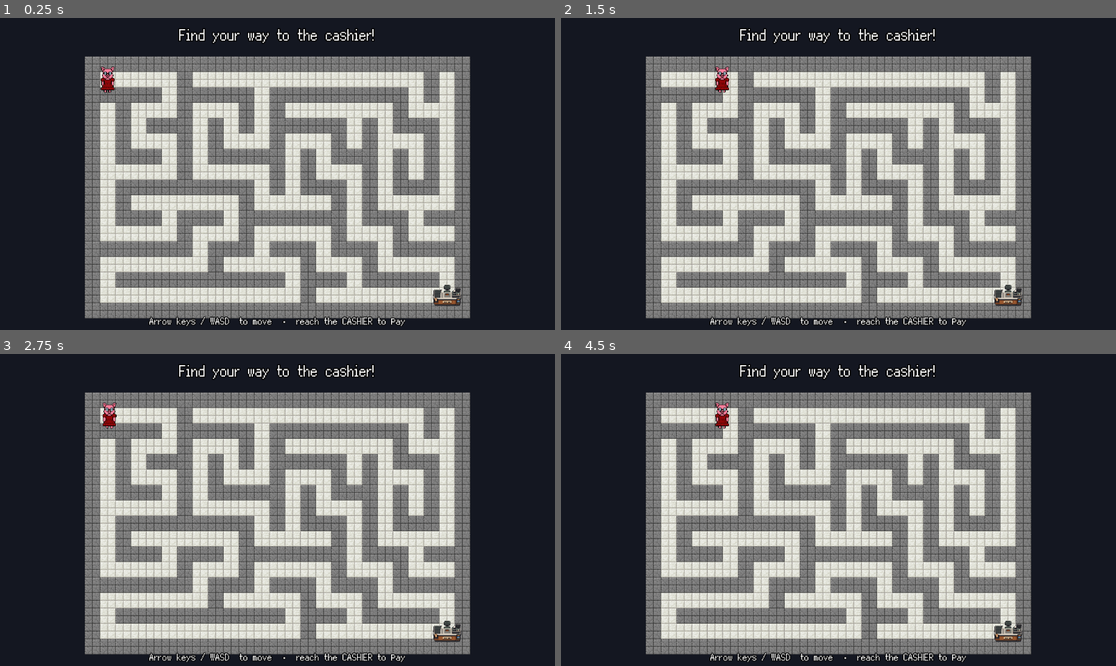
Above: before the commit, frames 1-4 (two rows, left to right).
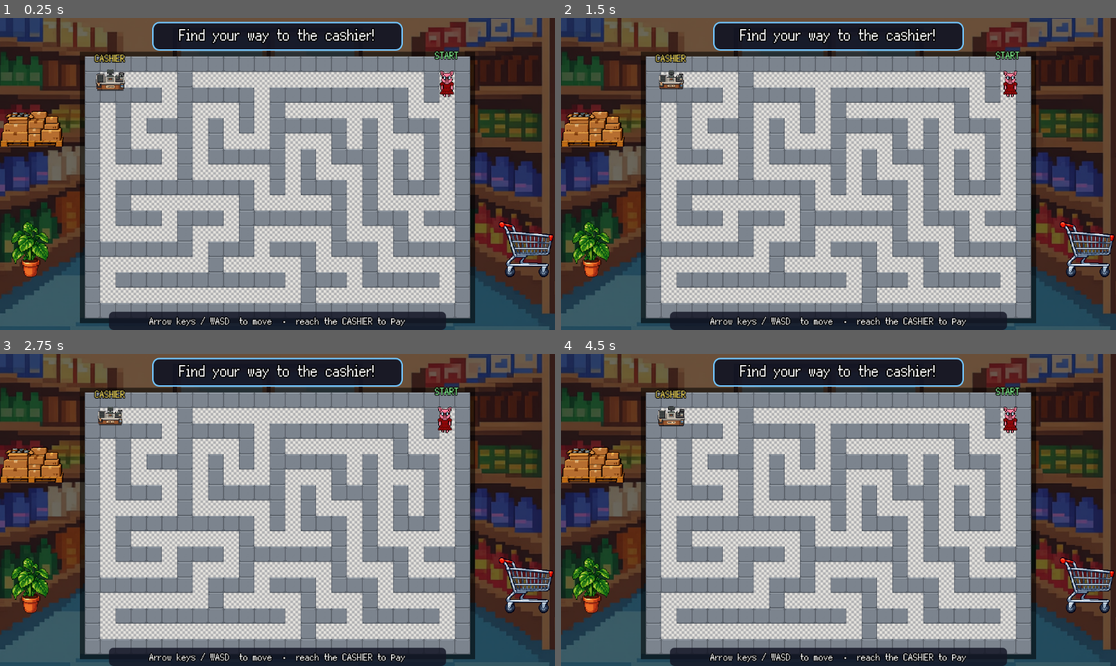
Above: after the commit, the same moments.

Repository: iamthewalrusz/supermarket-game
Game: Godot game, scene res://Scenes/maze.tscn
Same seed, same stepped clock (60 frames per second), same inputs: the game is played once before the commit and once after it. This scene is started directly instead of the project's main scene.
Inputs (mouse positions are in pixels of both pictures, inside the frame that each line leads up to):
- Up to frame 1 (0.25 s): no input
- Up to frame 2 (1.5 s): tap Enter (ui_accept) at 0.5, 0.77 s; move the mouse to (960, 158) at 0.52 s; hold Right (ui_right) 0.53-1.25 s; tap Space at 0.6 s; click (960, 158) at 0.67 s; drag from (727, 189) to (1010, 295) at 1.27 s
- Up to frame 3 (2.75 s): move the mouse to (333, 441) at 2.02 s; hold Left (ui_left) from 2.03 s (still down); tap Space at 2.1 s; click (333, 441) at 2.17 s
- Up to frame 4 (4.5 s): release Left (ui_left) at 2.75 s; drag from (810, 572) to (672, 463) at 2.77 s; tap Enter (ui_accept) at 3.5, 3.77 s; move the mouse to (1005, 556) at 3.52 s; hold Right (ui_right) 3.53-4.25 s; tap Space at 3.6 s; click (1005, 556) at 3.67 s; drag from (672, 463) to (1010, 631) at 4.27 s

The runs differ from the first frame. In frame 1, 56% of the frame differs, in the area x 0-100%, y 0-100%; in frame 2, 56%; in frame 3, 56%; in frame 4, 56%.

Commit message:
maze visuals

Diff:
--- a/Scenes/maze.tscn
+++ b/Scenes/maze.tscn
@@ -1,13 +1,18 @@
-[gd_scene format=4]
-
-[ext_resource type="Texture2D" path="res://Assets/generated/market_floor_tile.png" id="2_5f7w8"]
-[ext_resource type="Texture2D" path="res://Assets/generated/maze_wall_brick.png" id="2_720sd"]
-[ext_resource type="Script" path="res://Scripts/maze_player.gd" id="2_player"]
-[ext_resource type="Texture2D" path="res://Assets/generated/maze_cashier.png" id="3_cashier"]
-[ext_resource type="Texture2D" path="res://Assets/Sprites/sarah3.png" id="4_stand"]
-[ext_resource type="Texture2D" path="res://Assets/Sprites/sarah3walk1.png" id="5_walk1"]
-[ext_resource type="Texture2D" path="res://Assets/Sprites/sarah3walk3.png" id="6_walk3"]
-[ext_resource type="FontFile" path="res://Assets/Font/Pix32.ttf" id="7_font"]
+[gd_scene format=4 uid="uid://cksniudiqm7u3"]
+
+[ext_resource type="Script" uid="uid://baiuuil8gc1uj" path="res://Scripts/maze_game.gd" id="1_game"]
+[ext_resource type="Texture2D" uid="uid://dkdrftjjr1nv2" path="res://Assets/generated/maze_floor_checker.png" id="2_5f7w8"]
+[ext_resource type="Script" uid="uid://b78w3g54tq3f" path="res://Scripts/maze_player.gd" id="2_player"]
+[ext_resource type="Texture2D" uid="uid://b1vaie8b0noaq" path="res://Assets/generated/maze_wall_shelf.png" id="3_5f7w8"]
+[ext_resource type="Texture2D" uid="uid://bg0qf73m7m3yn" path="res://Assets/generated/maze_cashier.png" id="3_cashier"]
+[ext_resource type="Texture2D" uid="uid://bknhimtqu1dbd" path="res://Assets/Sprites/sarah3.png" id="4_stand"]
+[ext_resource type="Texture2D" uid="uid://d348idopx3fhb" path="res://Assets/Sprites/sarah3walk1.png" id="5_walk1"]
+[ext_resource type="Texture2D" uid="uid://blsjnv1wfkjwu" path="res://Assets/Sprites/sarah3walk3.png" id="6_walk3"]
+[ext_resource type="FontFile" uid="uid://dkockpr8xy87s" path="res://Assets/Font/Pix32.ttf" id="7_font"]
+[ext_resource type="Texture2D" uid="uid://bkxl0nmhjesta" path="res://Assets/market_pixel.png" id="8_bg"]
+[ext_resource type="Texture2D" uid="uid://d0rm43e0cj1rm" path="res://Assets/generated/store_plant_pot.png" id="9_plant"]
+[ext_resource type="Texture2D" uid="uid://cabcg4ybgclcb" path="res://Assets/generated/shopping_cart_frame_0.png" id="10_cart"]
+[ext_resource type="Texture2D" uid="uid://bsxjp8dmqf23r" path="res://Assets/generated/store_pallet_stack.png" id="11_pallet"]
 
 [sub_resource type="TileSetAtlasSource" id="TileSetAtlasSource_3sfa0"]
 texture = ExtResource("2_5f7w8")
@@ -19,7 +24,7 @@
 sources/0 = SubResource("TileSetAtlasSource_3sfa0")
 
 [sub_resource type="TileSetAtlasSource" id="TileSetAtlasSource_5f7w8"]
-texture = ExtResource("2_720sd")
+texture = ExtResource("3_5f7w8")
 texture_region_size = Vector2i(32, 32)
 0:0/0 = 0
 0:0/0/physics_layer_0/polygon_0/points = PackedVector2Array(-16, -16, 16, -16, 16, 16, -16, 16)
@@ -57,11 +62,30 @@
 "speed": 6.0
 }]
 
+[sub_resource type="StyleBoxFlat" id="banner_style"]
+bg_color = Color(0.07, 0.08, 0.14, 0.92)
+border_width_left = 3
+border_width_top = 3
+border_width_right = 3
+border_width_bottom = 3
+border_color = Color(0.45, 0.78, 1, 1)
+corner_radius_top_left = 14
+corner_radius_top_right = 14
+corner_radius_bottom_right = 14
+corner_radius_bottom_left = 14
+
 [sub_resource type="LabelSettings" id="label_large"]
 font = ExtResource("7_font")
 font_size = 30
 outline_size = 8
 outline_color = Color(0, 0, 0, 1)
+
+[sub_resource type="StyleBoxFlat" id="hint_style"]
+bg_color = Color(0.07, 0.08, 0.14, 0.82)
+corner_radius_top_left = 10
+corner_radius_top_right = 10
+corner_radius_bottom_right = 10
+corner_radius_bottom_left = 10
 
 [sub_resource type="LabelSettings" id="label_small"]
 font = ExtResource("7_font")
@@ -77,11 +101,51 @@
 corner_radius_bottom_left = 16
 
 [node name="MazeGame" type="Node2D" unique_id=2059745275]
+script = ExtResource("1_game")
 
 [node name="Background" type="ColorRect" parent="." unique_id=1829148106]
-offset_right = 1152.0
-offset_bottom = 648.0
-color = Color(0.08, 0.09, 0.13, 1)
+z_index = -30
+offset_right = 1152.0
+offset_bottom = 648.0
+color = Color(0.05, 0.05, 0.09, 1)
+
+[node name="Backdrop" type="Sprite2D" parent="." unique_id=888575125]
+z_index = -25
+position = Vector2(576, 324)
+scale = Vector2(0.6, 0.6)
+texture = ExtResource("8_bg")
+
+[node name="Dim" type="ColorRect" parent="." unique_id=1488563028]
+z_index = -20
+offset_right = 1152.0
+offset_bottom = 648.0
+color = Color(0.03, 0.04, 0.08, 0.6)
+
+[node name="MazeFrame" type="ColorRect" parent="." unique_id=997387119]
+z_index = -10
+offset_left = 166.0
+offset_top = 70.0
+offset_right = 986.0
+offset_bottom = 634.0
+color = Color(0, 0, 0, 0.55)
+
+[node name="PropPlant" type="Sprite2D" parent="." unique_id=1132330833]
+z_index = -5
+position = Vector2(62, 480)
+scale = Vector2(0.9, 0.9)
+texture = ExtResource("9_plant")
+
+[node name="PropCart" type="Sprite2D" parent="." unique_id=773939826]
+z_index = -5
+position = Vector2(1092, 480)
+scale = Vector2(0.9, 0.9)
+texture = ExtResource("10_cart")
+
+[node name="PropPallet" type="Sprite2D" parent="." unique_id=441005626]
+z_index = -5
+position = Vector2(66, 230)
+scale = Vector2(0.75, 0.75)
+texture = ExtResource("11_pallet")
 
 [node name="Floor" type="TileMapLayer" parent="." unique_id=1831368568]
 position = Vector2(176, 80)
@@ -93,22 +157,48 @@
 tile_map_data = PackedByteArray("AAAAAAAAAAAAAAAAAAABAAAAAAAAAAAAAAACAAAAAAAAAAAAAAADAAAAAAAAAAAAAAAEAAAAAAAAAAAAAAAFAA …(3664 unchanged characters)…
 tile_set = SubResource("TileSet_3sfa0")
 
+[node name="StartSign" type="Label" parent="." unique_id=28834837]
+offset_left = 864.0
+offset_top = 57.0
+offset_right = 992.0
+offset_bottom = 93.0
+theme_override_colors/font_color = Color(0.55, 1, 0.6, 1)
+theme_override_colors/font_outline_color = Color(0, 0, 0, 1)
+theme_override_constants/outline_size = 6
+theme_override_font_sizes/font_size = 20
+text = "START"
+horizontal_alignment = 1
+vertical_alignment = 1
+
 [node name="Cashier" type="Sprite2D" parent="." unique_id=1174241293]
 z_index = 1
-position = Vector2(928, 576)
+position = Vector2(228.79999, 128.79999)
 scale = Vector2(0.45, 0.45)
 texture = ExtResource("3_cashier")
 
 [node name="Goal" type="Area2D" parent="." unique_id=266728793]
-position = Vector2(928, 576)
+position = Vector2(228.79999, 128.79999)
 collision_layer = 0
 collision_mask = 2
 
 [node name="CollisionShape2D" type="CollisionShape2D" parent="Goal" unique_id=379172928]
 shape = SubResource("goal_shape")
 
+[node name="CashierSign" type="Label" parent="Goal" unique_id=1868466563]
+offset_left = -80.0
+offset_top = -66.0
+offset_right = 80.0
+offset_bottom = -30.0
+theme_override_colors/font_color = Color(1, 0.9, 0.4, 1)
+theme_override_colors/font_outline_color = Color(0, 0, 0, 1)
+theme_override_constants/outline_size = 6
+theme_override_font_sizes/font_size = 20
+text = "CASHIER"
+horizontal_alignment = 1
+vertical_alignment = 1
+
 [node name="Player" type="CharacterBody2D" parent="." unique_id=115225189]
-position = Vector2(224, 128)
+position = Vector2(928, 137)
 collision_layer = 2
 script = ExtResource("2_player")
 
@@ -130,6 +220,14 @@
 grow_horizontal = 2
 grow_vertical = 2
 
+[node name="TitleBanner" type="Panel" parent="CanvasLayer/UI" unique_id=663390121]
+layout_mode = 1
+offset_left = 316.0
+offset_top = 8.0
+offset_right = 836.0
+offset_bottom = 68.0
+theme_override_styles/panel = SubResource("banner_style")
+
 [node name="Title" type="Label" parent="CanvasLayer/UI" unique_id=2035219818]
 layout_mode = 1
 offset_top = 16.0
@@ -138,6 +236,14 @@
 text = "Find your way to the cashier!"
 label_settings = SubResource("label_large")
 horizontal_alignment = 1
+
+[node name="HintPanel" type="Panel" parent="CanvasLayer/UI" unique_id=1084255360]
+layout_mode = 1
+offset_left = 226.0
+offset_top = 610.0
+offset_right = 926.0
+offset_bottom = 648.0
+theme_override_styles/panel = SubResource("hint_style")
 
 [node name="Hint" type="Label" parent="CanvasLayer/UI" unique_id=1842018523]
 layout_mode = 1
--- a/Scripts/maze_game.gd
+++ b/Scripts/maze_game.gd
@@ -12,6 +12,7 @@
 ## "Cashier" and "Goal" nodes sit. Move those nodes to relocate start and finish.
 
 @onready var player: MazePlayer = $Player
+@onready var cashier: Sprite2D = $Cashier
 @onready var message_panel: Panel = $CanvasLayer/UI/MessagePanel
 @onready var message_label: Label = $CanvasLayer/UI/MessagePanel/MessageLabel
 @onready var blocker: ColorRect = $CanvasLayer/UI/Blocker
@@ -25,6 +26,11 @@
 
 	message_panel.visible = false
 	blocker.visible = false
+
+	# Gently pulse the cashier so it stands out as the goal.
+	var pulse: Tween = create_tween().set_loops()
+	pulse.tween_property(cashier, "scale", Vector2(0.5, 0.5), 0.7).set_trans(Tween.TRANS_SINE).set_ease(Tween.EASE_IN_OUT)
+	pulse.tween_property(cashier, "scale", Vector2(0.4, 0.4), 0.7).set_trans(Tween.TRANS_SINE).set_ease(Tween.EASE_IN_OUT)
 
 
 func _on_goal_entered(body: Node2D) -> void:
Binary file added: Assets/generated/maze_floor_checker.png
Not shown, added: Assets/generated/maze_floor_checker.png.import
Binary file added: Assets/generated/maze_wall_shelf.png
Not shown, added: Assets/generated/maze_wall_shelf.png.import
